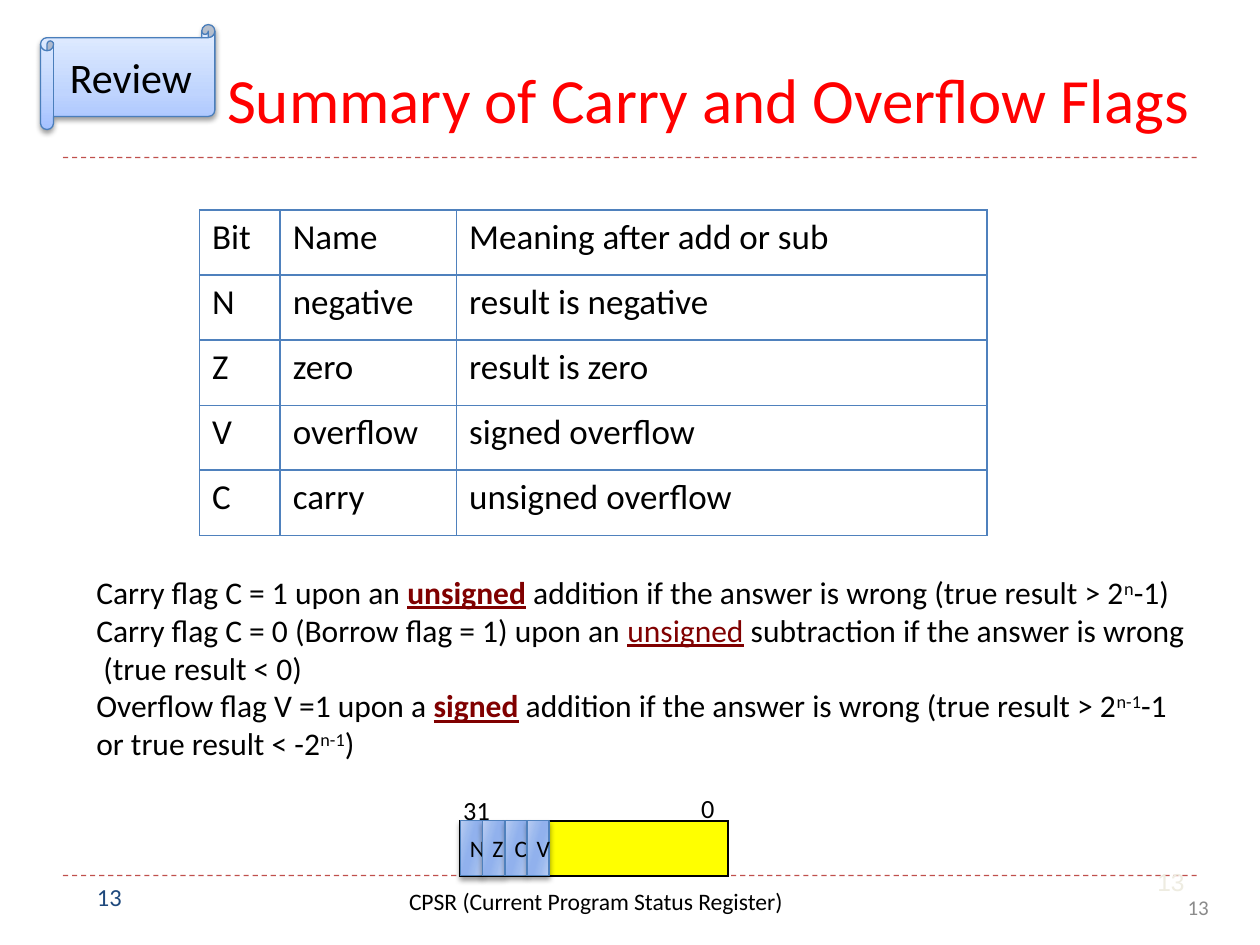
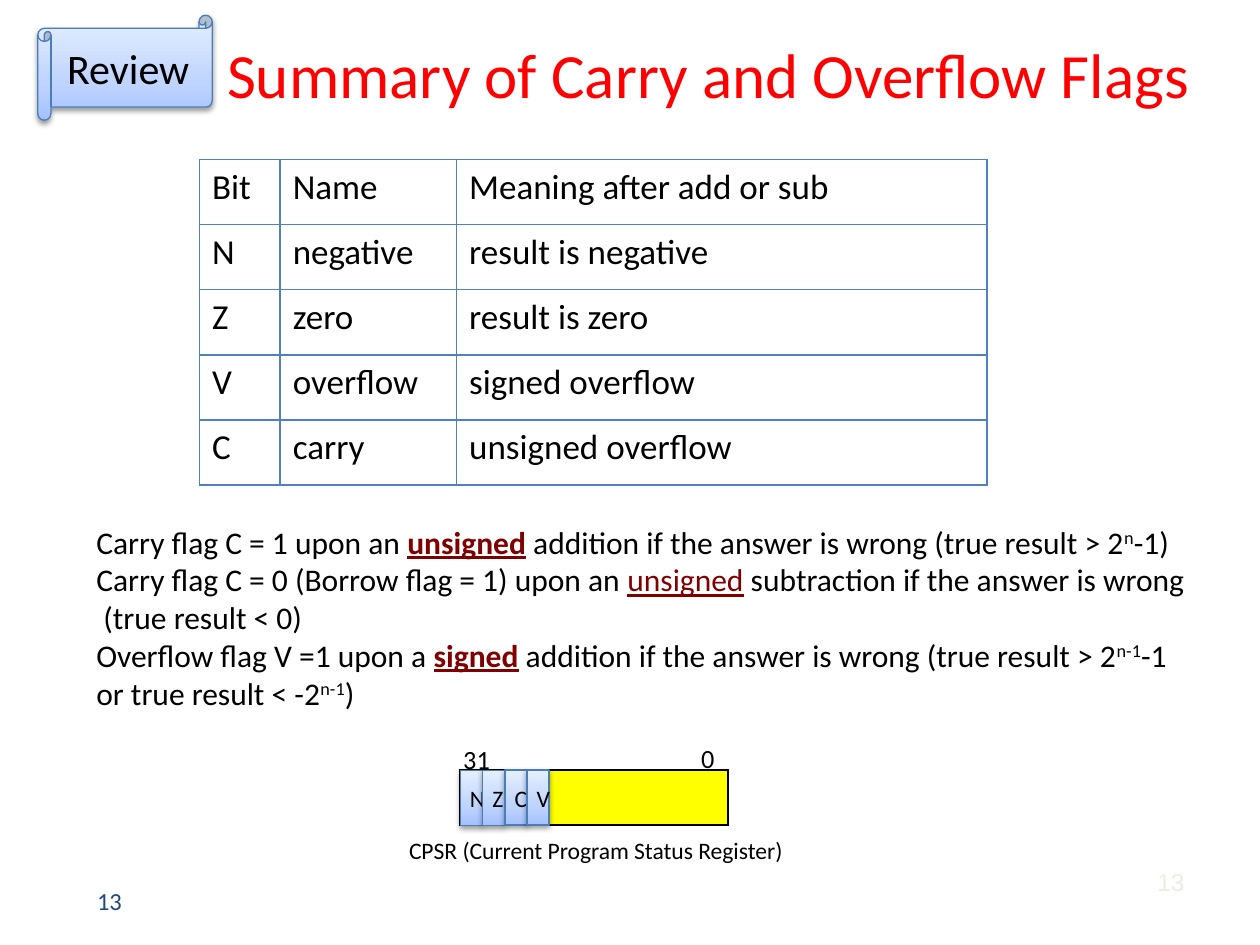
Before and after one commit to guhofstra/CSC111Fa25, a slide deck: slide 13 of PPTs/L1 Data Representation Exercises.pptx. Drawn at 1260x945 pixels with LibreOffice and Linux fonts; fonts in the diff are those of the drawing. Boxes give left, top, right and bottom in pixels: in the first picture for what was removed or moved away, otherwise in the second. Text is boxed around its words. In the diff, an @@ line names an element or a change of style, - is before the commit and + after.

```diff
--- a/PPTs/L1 Data Representation Exercises.pptx
+++ b/PPTs/L1 Data Representation Exercises.pptx
@@ horizontal scroll "Review": place and size @@
-horizontal scroll "Review" at [40,24,214,129]
+horizontal scroll "Review" at [38,15,212,120]
@@ title "Summary of Carry and Overflow ..." at [227,54,1189,109]: vertical alignment bottom to middle @@
@@ line removed from (63, 158) to (1197, 158) @@
@@ 5 rectangles, 4 texts, 1 table: place and size @@
-5 rectangles, 4 texts, 1 table at [96,210,1184,914]
+5 rectangles, 4 texts, 1 table at [96,160,1184,863]
@@ fill gradient #BCCEF2 to #9CBAEE to #91B3EE to gradient #A4C4FF to #BFD4FF to #E6EEFF; outline #4F81BD 0.75 pt to #4B7EBC 0.75 pt; shadow changed in 4 elements at [460,770,481,825], [483,770,504,825], [505,770,527,825], [527,770,548,825] @@
@@ line removed from (63, 876) to (1197, 876) @@
@@ page number at [97,894,122,910]: vertical alignment top to middle @@
@@ page number removed at [1157,875,1184,876] @@
-13
@@ page number removed at [1188,901,1209,915] @@
-13
```
Also in this commit, not shown: 2 other slides changed, 55 other files.
